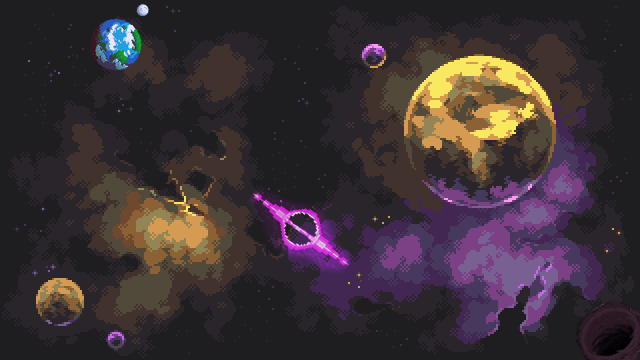
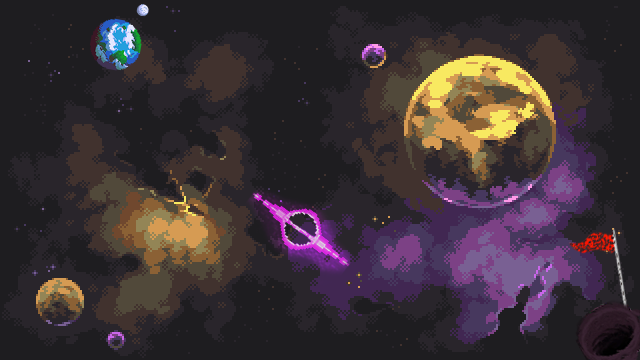
Before/after of a 640 × 360 layered artwork. What changed in the layer stack:
added layer "Layer 1" above "bck2" over [566, 227, 628, 309]
